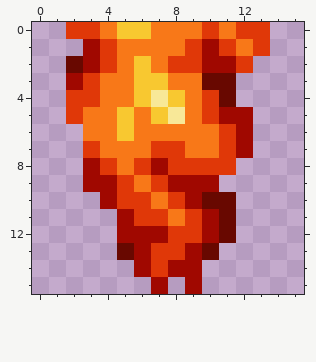
Edited in one commit: pixel-art sprite (graphics/up-point.png). The first picture shows the starting point.
The file is 64x64 pixels, drawn in blocks of 4x4; one block is one cell here.
The result:
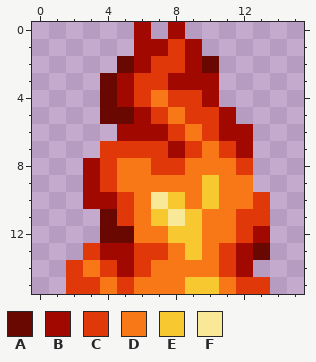
Palette (. is transparent): A #680800  B #a00800  C #e03808  D #f87818  E #f8c830  F #f8e898
From old to new:
Changed rows in their new state; - is an unchanged pixel.
first column x 2:
 0 ....B.B.....
 1 -...BBCB....
 2 ...ABC-BA..-
 3 ..ABCCBBB.--
 4 ..ABCDCCB.--
 5 ..AABCDC--.-
 6 -..BBBC-CB--
 7 -.CCC-BC----
 8 ----DC-DDDC-
 9 --CD-DDDEDD-
10 -B--DFEDEDDC
11 --ACDEFEDDCC
12 --AADDEEDDCB
13 -CBBC-DEDCBA
14 CDCBCDDDDCB-
15 CCDCDDDEEDCC
Pixel boxes of the changes (left, top, right, bottom) in both pictures:
changed: (66, 22, 270, 294)
